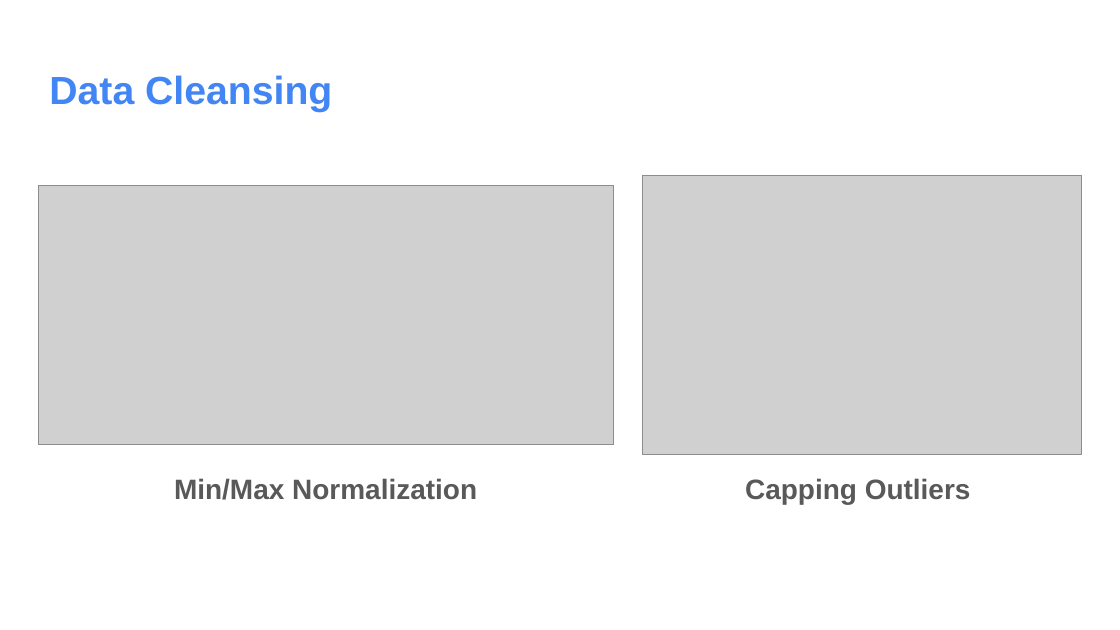
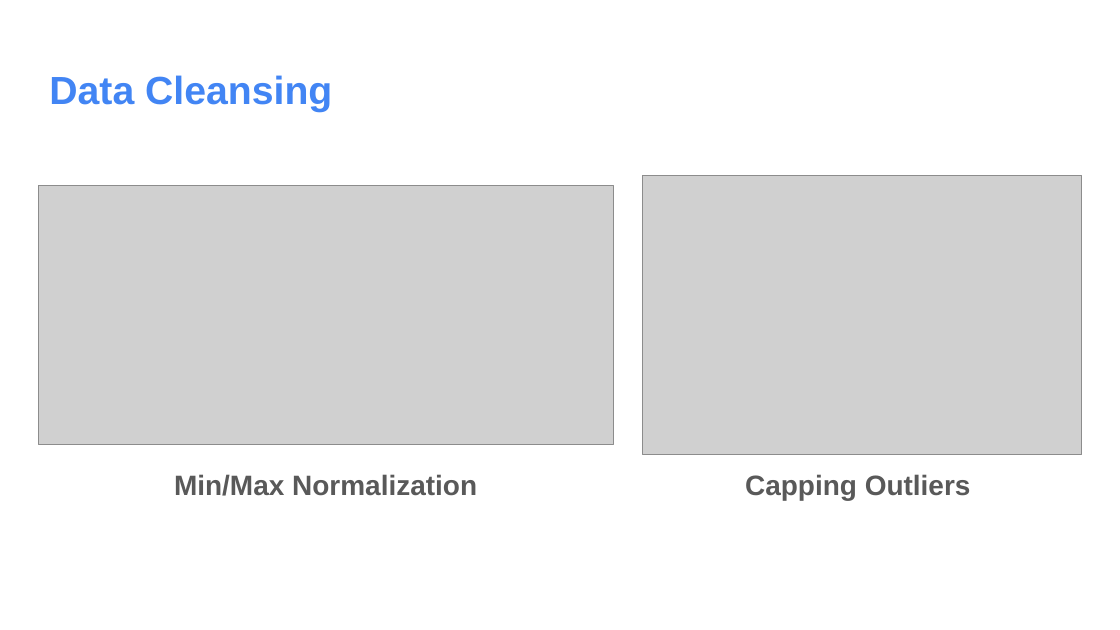
Before and after one commit to Sizzlo/Data-698, a slide deck: slide 5 of Data 698 Final Project Presentation.pptx. Drawn at 1120x630 pixels with LibreOffice and Linux fonts; fonts in the diff are those of the drawing; grey boxes stand for pictures. Boxes give left, top, right and bottom in pixels: in the first picture for what was removed or moved away, otherwise in the second. Text is boxed around its words. In the diff, an @@ line names an element or a change of style, - is before the commit and + after.

```diff
--- a/Data 698 Final Project Presentation.pptx
+++ b/Data 698 Final Project Presentation.pptx
@@ text "Min/Max Normalization" at <box>174,474,477,496</box>: line spacing 1.15 to 1.05 @@
@@ text "Capping Outliers" at <box>745,474,971,500</box>: line spacing 1.15 to 1.05 @@
```
Also in this commit, not shown: 5 other slides changed.
